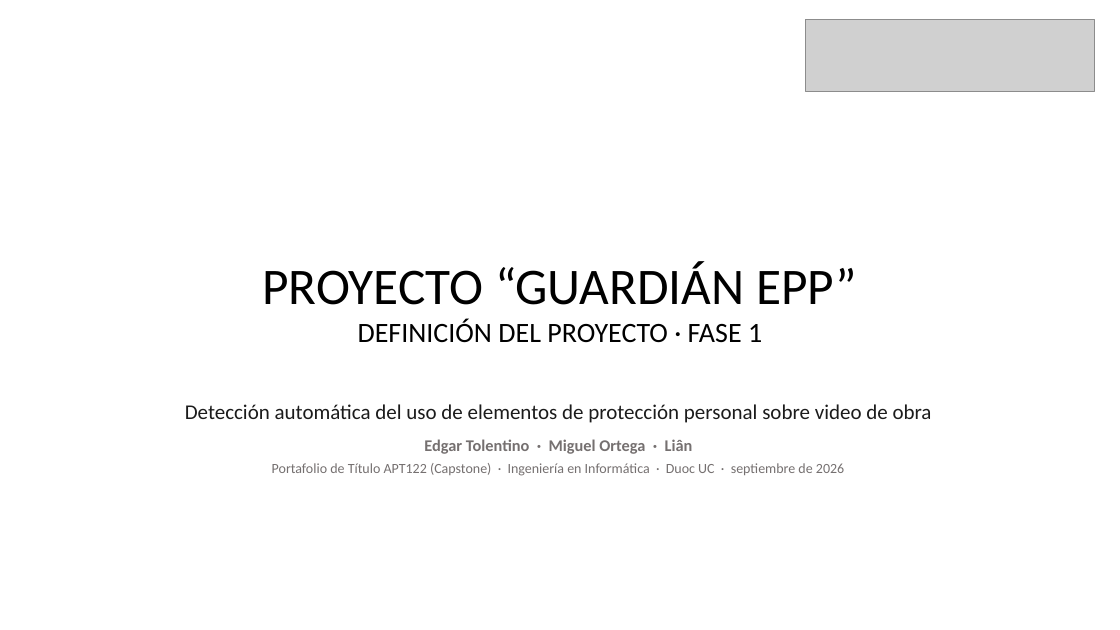
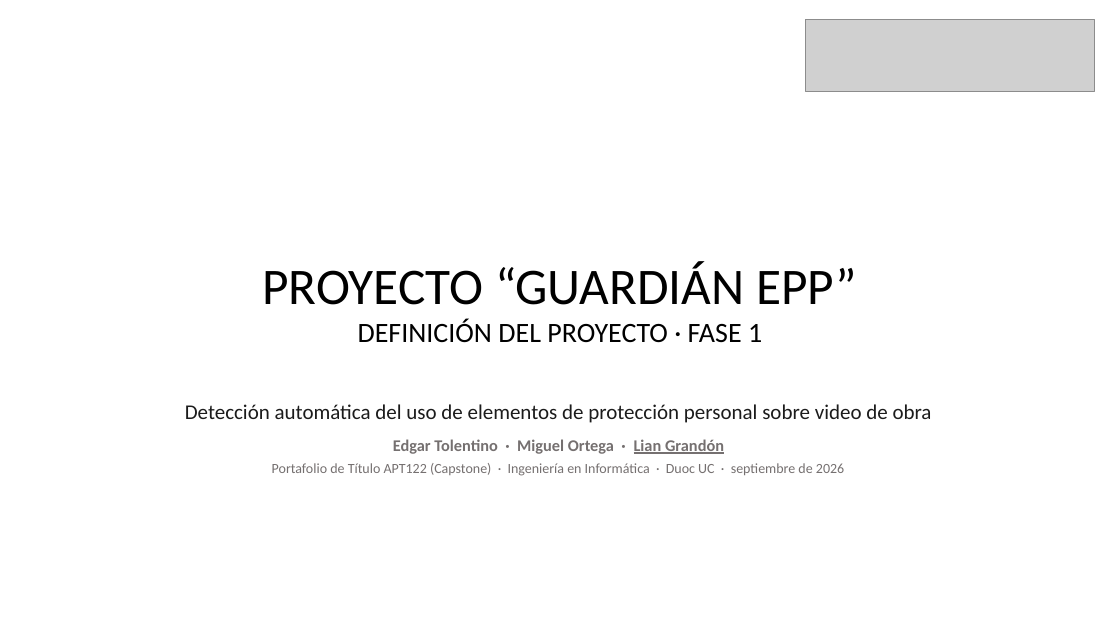
Before and after one commit to EdgarTolentino/proyecto-capstone-2026, a slide deck: slide 1 of Fase 1/Evidencias Grupales/Presentación Proyecto.pptx. Drawn at 1120x630 pixels with LibreOffice and Linux fonts; fonts in the diff are those of the drawing; grey boxes stand for pictures. Boxes give left, top, right and bottom in pixels: in the first picture for what was removed or moved away, otherwise in the second. Text is boxed around its words. In the diff, an @@ line names an element or a change of style, - is before the commit and + after.

```diff
--- a/Fase 1/Evidencias Grupales/Presentación Proyecto.pptx
+++ b/Fase 1/Evidencias Grupales/Presentación Proyecto.pptx
@@ text at (393, 439, 724, 454): text changed @@
-Edgar Tolentino · Miguel Ortega · Liân
+Edgar Tolentino · Miguel Ortega · Lian Grandón
```
Also in this commit, not shown: 1 other slide changed, 1 other file.
